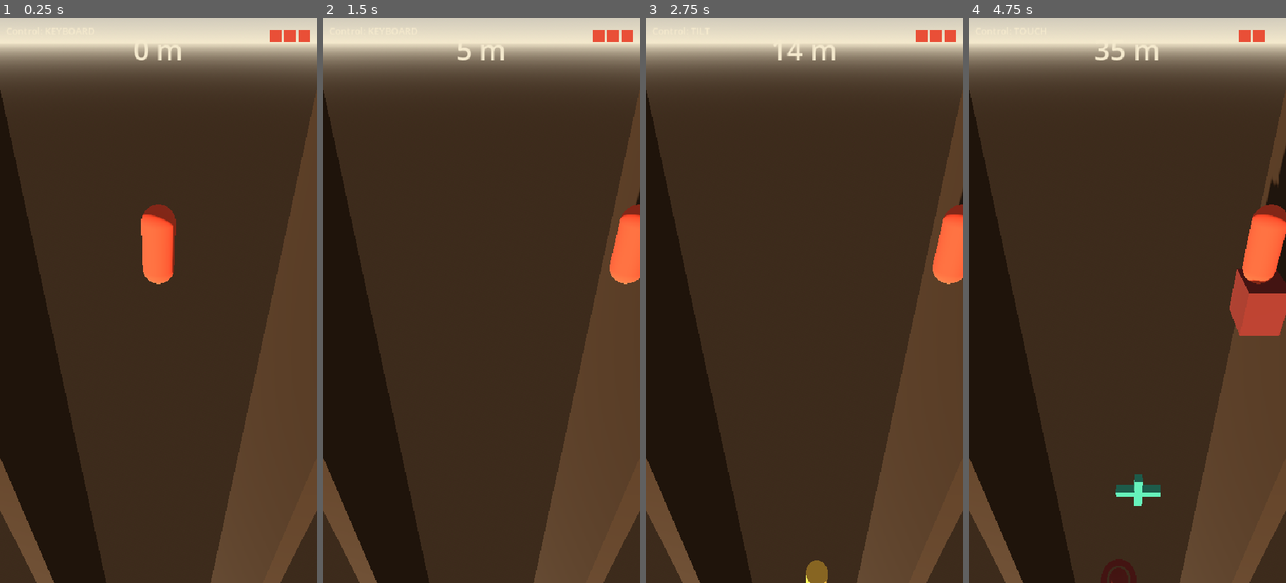
Above: before the commit, frames 1-4 (left to right).
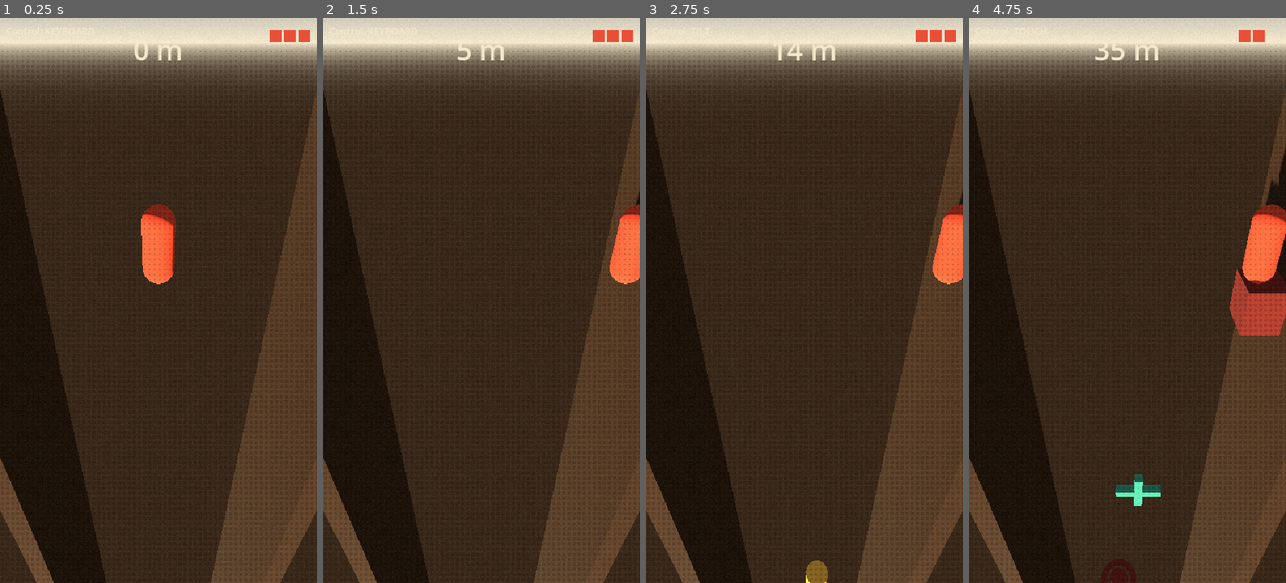
Above: after the commit, the same moments.

Repository: quvntvn/Hyperdive
Game: Godot game, scene res://scenes/game/main_game.tscn
The game is run twice, just before and just after one commit, with the same random seed, the same clock (stepped at 60 frames per second) and the same inputs.
Inputs (mouse positions are in pixels of both pictures, inside the frame that each line leads up to):
- Up to frame 1 (0.25 s): no input
- Up to frame 2 (1.5 s): tap Enter at 0.5 s; move the mouse to (551, 272) at 0.52 s; hold D (move_right) 0.53-1.25 s; tap 1 at 0.6 s; click (551, 272) at 0.67 s; drag from (418, 328) to (465, 413) at 1.27 s
- Up to frame 3 (2.75 s): move the mouse to (836, 176) at 2.02 s; hold D (move_right) from 2.03 s (still down); tap 3 at 2.1 s; click (836, 176) at 2.17 s
- Up to frame 4 (4.75 s): release D (move_right) at 2.75 s; drag from (1111, 413) to (1032, 215) at 2.77 s; move the mouse to (1222, 385) at 3.52 s; hold A (move_left) 3.53-4.25 s; tap 2 at 3.6 s; click (1222, 385) at 3.67 s; drag from (1032, 215) to (1079, 159) at 4.27 s

The runs differ from the first frame. In frame 1, 0.2% of the frame differs, in the area x 0-100%, y 5-47%; in frame 2, 0.2%; in frame 3, 0.2%; in frame 4, 0.6%, in the area x 0-100%, y 5-85%.

Commit message:
feat(shader): post-process halftone + grain pour rendu impression Mid-Century
CanvasLayer layer=0 avec ColorRect full-screen + shader canvas_item.
Trame halftone basee sur luminance + grain anime (TIME).
HUDs restent nets : DebugHUD/GameHUD sont a layer=1 (defaut Godot),
au-dessus du post-process qui est a layer=0.
Parametres ajustables en live dans l'Inspector :
  halftone_intensity=0.25, halftone_size=6.0, grain_intensity=0.05.

Co-Authored-By: Claude Sonnet 4.6 <noreply@anthropic.com>

Diff:
--- /dev/null
+++ b/hyperdive/assets/shaders/halftone.gdshader
@@ -0,0 +1,29 @@
+shader_type canvas_item;
+
+uniform sampler2D screen_texture : hint_screen_texture, repeat_disable, filter_linear_mipmap;
+uniform float halftone_intensity : hint_range(0.0, 1.0) = 0.25;
+uniform float halftone_size : hint_range(2.0, 20.0) = 6.0;
+uniform float grain_intensity : hint_range(0.0, 1.0) = 0.05;
+
+float random(vec2 uv) {
+    return fract(sin(dot(uv, vec2(12.9898, 78.233))) * 43758.5453123);
+}
+
+void fragment() {
+    vec2 uv = SCREEN_UV;
+    vec3 col = texture(screen_texture, uv).rgb;
+
+    vec2 cell = floor(FRAGCOORD.xy / halftone_size);
+    vec2 cell_uv = (FRAGCOORD.xy - cell * halftone_size) / halftone_size - 0.5;
+    float dist = length(cell_uv);
+    float luminance = dot(col, vec3(0.299, 0.587, 0.114));
+    float dot_radius = 0.5 * (1.0 - luminance);
+    float halftone = smoothstep(dot_radius + 0.05, dot_radius - 0.05, dist);
+
+    col = mix(col, col * 0.4, halftone * halftone_intensity);
+
+    float grain = (random(uv + fract(TIME * 0.5)) - 0.5) * grain_intensity;
+    col += grain;
+
+    COLOR = vec4(col, 1.0);
+}
--- /dev/null
+++ b/hyperdive/scenes/effects/post_process.tscn
@@ -0,0 +1,17 @@
+[gd_scene load_steps=3 format=3]
+
+[ext_resource type="Shader" path="res://assets/shaders/halftone.gdshader" id="HalftoneShader"]
+
+[sub_resource type="ShaderMaterial" id="ShaderMat_1"]
+shader = ExtResource("HalftoneShader")
+
+[node name="PostProcess" type="CanvasLayer"]
+layer = 0
+
+[node name="ScreenEffect" type="ColorRect" parent="."]
+anchor_right = 1.0
+anchor_bottom = 1.0
+grow_horizontal = 2
+grow_vertical = 2
+mouse_filter = 2
+material = SubResource("ShaderMat_1")
--- a/hyperdive/scenes/game/main_game.tscn
+++ b/hyperdive/scenes/game/main_game.tscn
@@ -9,6 +9,7 @@
 [ext_resource type="PackedScene" path="res://scenes/obstacles/obstacle_star.tscn" id="ObstacleStarScene"]
 [ext_resource type="PackedScene" path="res://scenes/obstacles/obstacle_saturn.tscn" id="ObstacleSaturnScene"]
 [ext_resource type="PackedScene" path="res://scenes/ui/game_hud.tscn" id="GameHUDScene"]
+[ext_resource type="PackedScene" path="res://scenes/effects/post_process.tscn" id="PostProcessScene"]
 [ext_resource type="PackedScene" path="res://scenes/gameplay/corridor_walls.tscn" id="CorridorWallsScene"]
 
 [sub_resource type="ProceduralSkyMaterial" id="ProceduralSkyMaterial_1"]
@@ -54,6 +55,8 @@
 player_path = NodePath("../Player")
 obstacle_scenes = Array[PackedScene]([ExtResource("ObstacleBoxScene"), ExtResource("ObstaclePillarScene"), ExtResource("ObstacleStarScene"), ExtResource("ObstacleSaturnScene")])
 
+[node name="PostProcess" parent="." instance=ExtResource("PostProcessScene")]
+
 [node name="DebugHUD" parent="." instance=ExtResource("DebugHUDScene")]
 
 [node name="GameHUD" parent="." instance=ExtResource("GameHUDScene")]
Not shown: 1 places in hyperdive/scenes/game/main_game.tscn that only renumber resources
